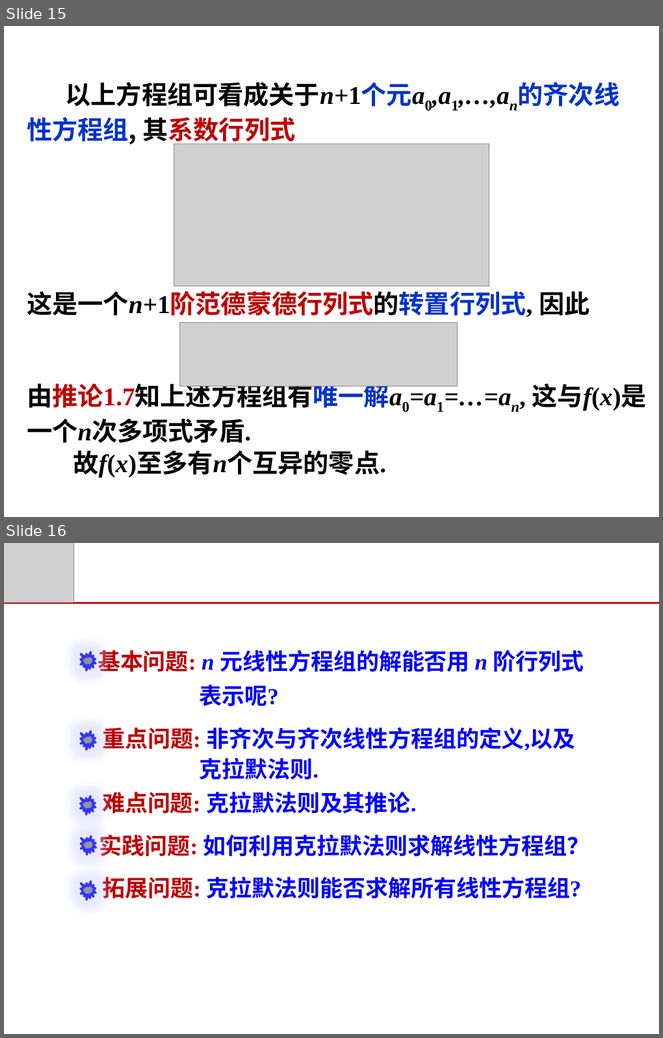
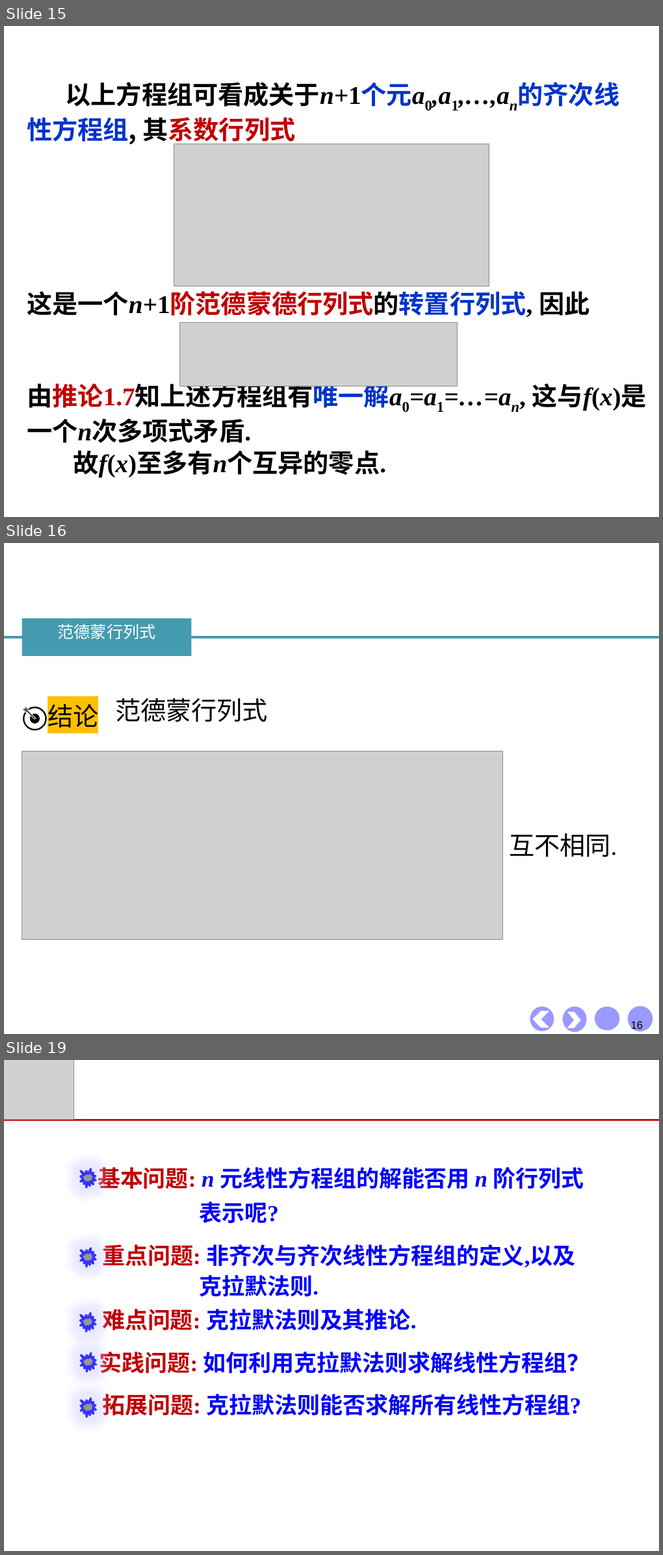
Before and after one commit to zeemeil/zeemeil.github.io, a slide deck: files/2025_2_LM/1017_0105.pptx. Shown one above the other, each under a label of ours: slides 15 and 16 before the commit, slides 15, 16 and 19 after it; the slides between them are not shown. The pictures are 663x1038 and 663x1555 pixels, drawn with LibreOffice and Linux fonts; fonts in the diff are those of the drawing; grey boxes stand for pictures; background and template pictures are left out. Boxes give left, top, right and bottom in pixels: in the first picture for what was removed or moved away, otherwise in the second. Text is boxed around its words. In the diff, an @@ line names an element or a change of style, - is before the commit and + after.

```diff
--- a/files/2025_2_LM/1017_0105.pptx
+++ b/files/2025_2_LM/1017_0105.pptx
@@ slide 16 added at (x1=4, y1=543, x2=659, y2=1034), background picture (left out) @@
@@ rectangle added at (x1=22, y1=618, x2=191, y2=655), fill #449BAF, 18 pt, text #FFFFFF @@
+范德蒙行列式
@@ line added from (4, 637) to (659, 637), #449BAF 3 pt @@
@@ text added at (x1=115, y1=698, x2=268, y2=722), 28 pt, text #000000 @@
+范德蒙行列式
@@ text added at (x1=22, y1=705, x2=99, y2=734), 28 pt, text #000000 @@
+🎯结论
@@ picture added at (x1=22, y1=752, x2=503, y2=940) @@
@@ text added at (x1=509, y1=834, x2=617, y2=858), 28 pt, text #000000 @@
+互不相同.
@@ ellipse added at (x1=530, y1=1007, x2=555, y2=1032), fill #9999FF @@
@@ ellipse added at (x1=563, y1=1007, x2=587, y2=1032), fill #9999FF @@
@@ ellipse added at (x1=595, y1=1007, x2=620, y2=1031), fill #9999FF @@
@@ ellipse added at (x1=628, y1=1006, x2=653, y2=1032), fill #9999FF @@
@@ chevron added at (x1=532, y1=1012, x2=550, y2=1029), fill #FFFFFF @@
@@ chevron added at (x1=568, y1=1012, x2=581, y2=1029), fill #FFFFFF @@
@@ page number added at (x1=631, y1=1021, x2=644, y2=1032), 12 pt, text #000000 @@
+16
@@ what was slide 16 is now slide 19 @@
```
Also in this commit, not shown: 2 other slides added, 21 other files.
